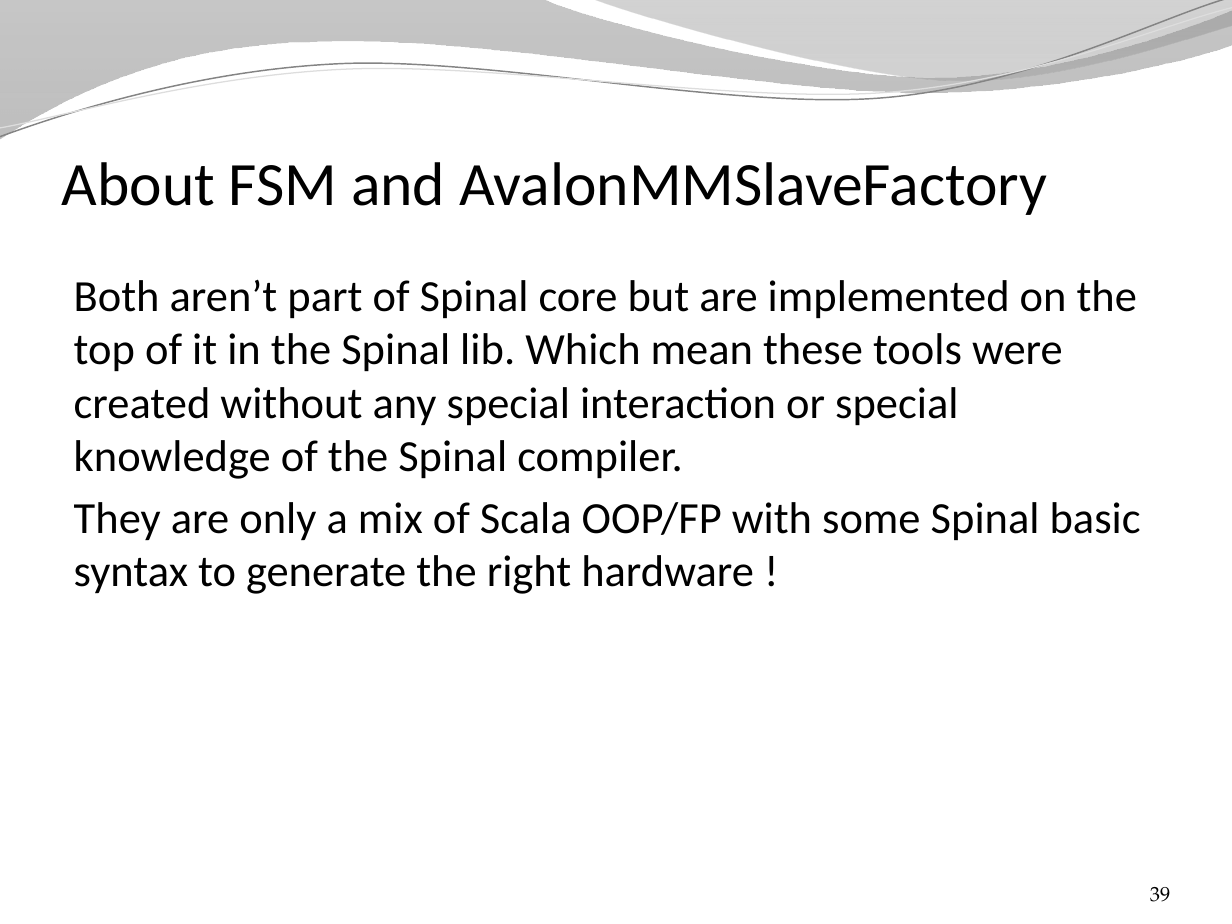
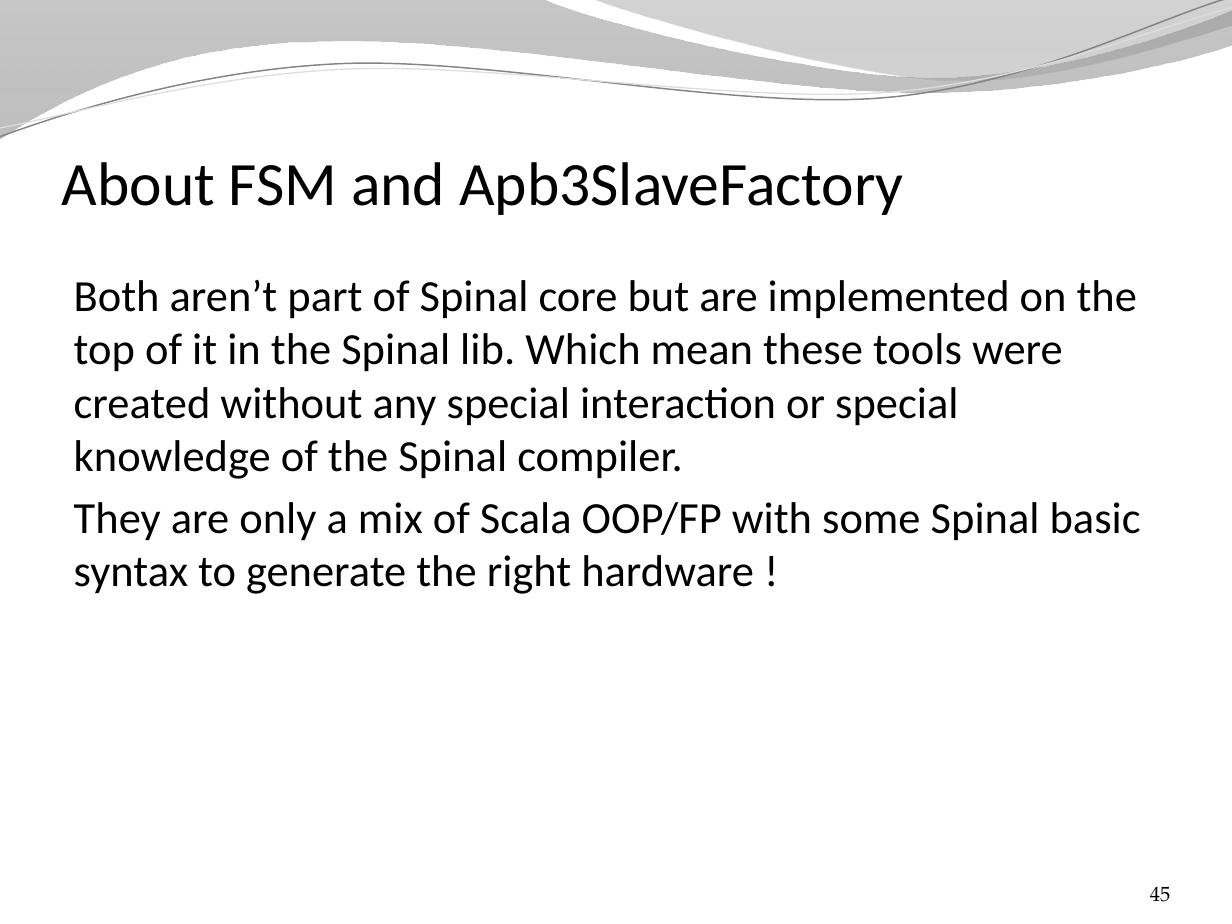
Before and after one commit to SpinalHDL/SpinalDoc, a slide deck: slide 45 of presentation/en/presentation.pptx (slide 39 before the commit). Drawn at 1232x924 pixels with LibreOffice and Linux fonts; fonts in the diff are those of the drawing; background and template pictures are left out. Boxes give left, top, right and bottom in pixels: in the first picture for what was removed or moved away, otherwise in the second. Text is boxed around its words. In the diff, an @@ line names an element or a change of style, - is before the commit and + after.

Commit message:
update presentation bus slave factory

```diff
--- a/presentation/en/presentation.pptx
+++ b/presentation/en/presentation.pptx
@@ title at (62, 162, 903, 215): text changed @@
-About FSM and AvalonMMSlaveFactory
+About FSM and Apb3SlaveFactory
@@ page number at (1150, 887, 1170, 902): text changed @@
-39
+45
```
Also in this commit, not shown: 5 other slides changed, 10 slides added, 3 other files.
